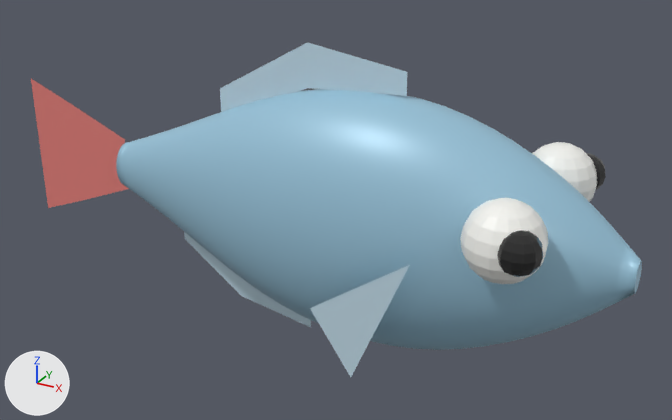
Two versions of the glTF model public/models/fish/cardinal.glb, one commit apart.
Camera for both pictures: a 50 mm lens placed at (0.313, -0.503, 0.245), pointed at (0.03, 0.01, -0.012). Lighting does not change. The marker at lower left points along +X, +Y and +Z. The first picture is the older version. Where no turn or scale is listed for an object, it has been applied to the vertices. Vertices at exactly the same position are counted once.

The first picture shows 'cardinal_anal', 'cardinal_body', 'cardinal_dorsal', 'cardinal_eye_R', 'cardinal_eyew_L', 'cardinal_eyew_R', 'cardinal_pec_R', 'cardinal_tail' and 1 more.
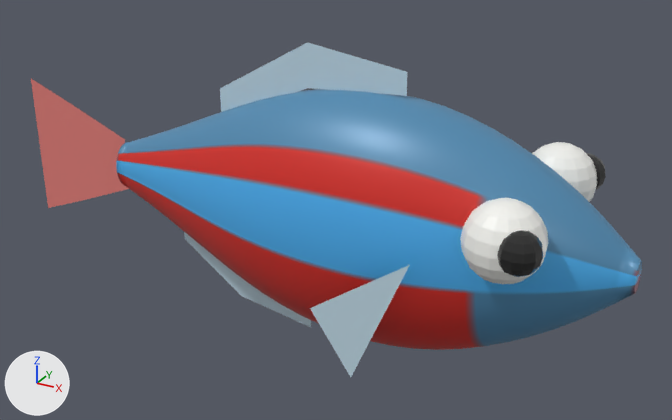
Where the change shows, as pixel boxes [x1, y1, x2, y2] in the pictures (672 x 420 px):
'cardinal_body', surface changed (darker): [116, 89, 642, 350] in both

The change, as a diff of the scene's bpy script:
```diff
--- a/public/models/fish/cardinal.glb.py
+++ b/public/models/fish/cardinal.glb.py
@@ img_cardinal_body_tex @@
+img_cardinal_body_tex = load_image('cardinal_body_tex', '_unpacked/cardinal_body_tex', 128, 64, 'sRGB')
@@ mat_cardinal_body_mat @@
 mat_cardinal_body_mat = principled_material('cardinal_body_mat')
-mat_cardinal_body_mat.base_color = (0.32, 0.55, 0.7)  # blue #99c4da
+mat_cardinal_body_mat.texture = img_cardinal_body_tex
 mat_cardinal_body_mat.metallic = 0.08
@@ me_cardinal_body @@
 me_cardinal_body.from_pydata(...)  # 3266 vertices, 6528 faces; spans x -0.18..0.2, y -0.057..0.057, z -0.086..0.086
 # used by ob_cardinal_body; location = (0.035, 0.0, -0.0075)
+# me_cardinal_body part 1: texture (UV) coordinates changed
 me_cardinal_body.materials.append(mat_cardinal_body_mat)
```
